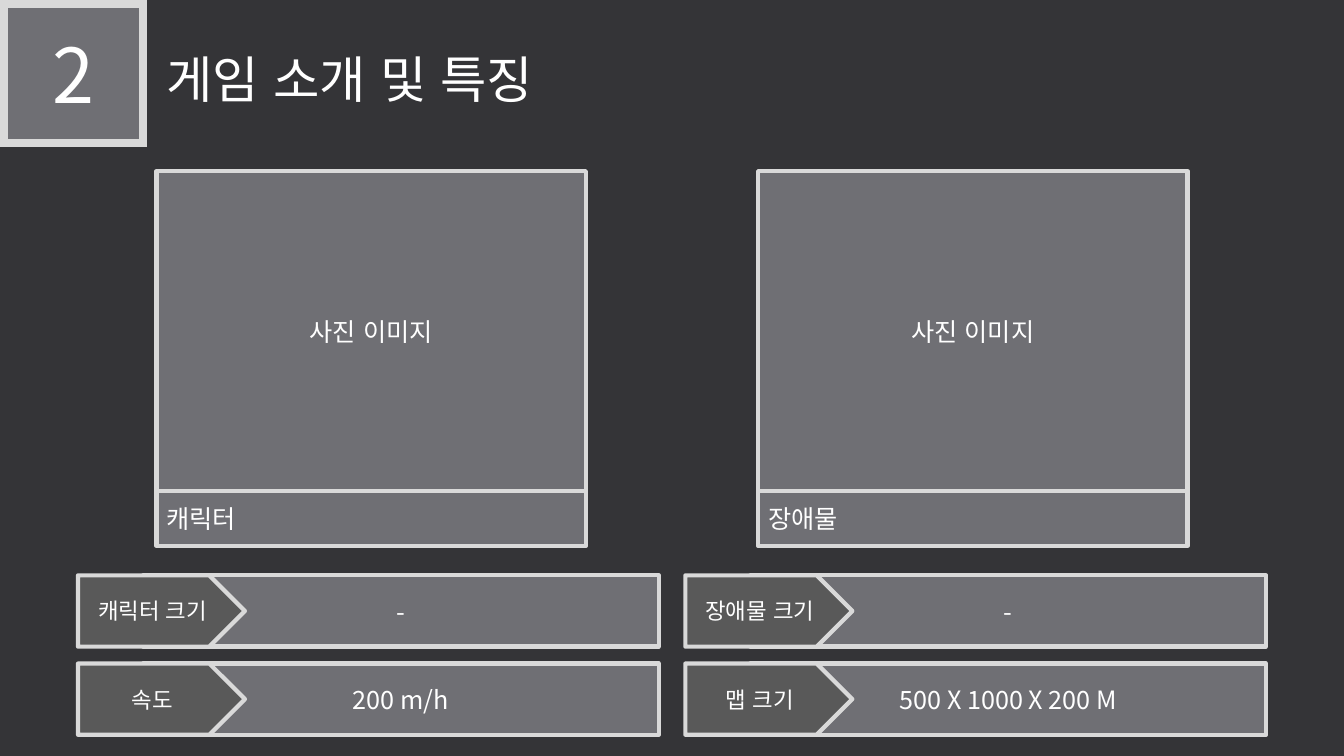
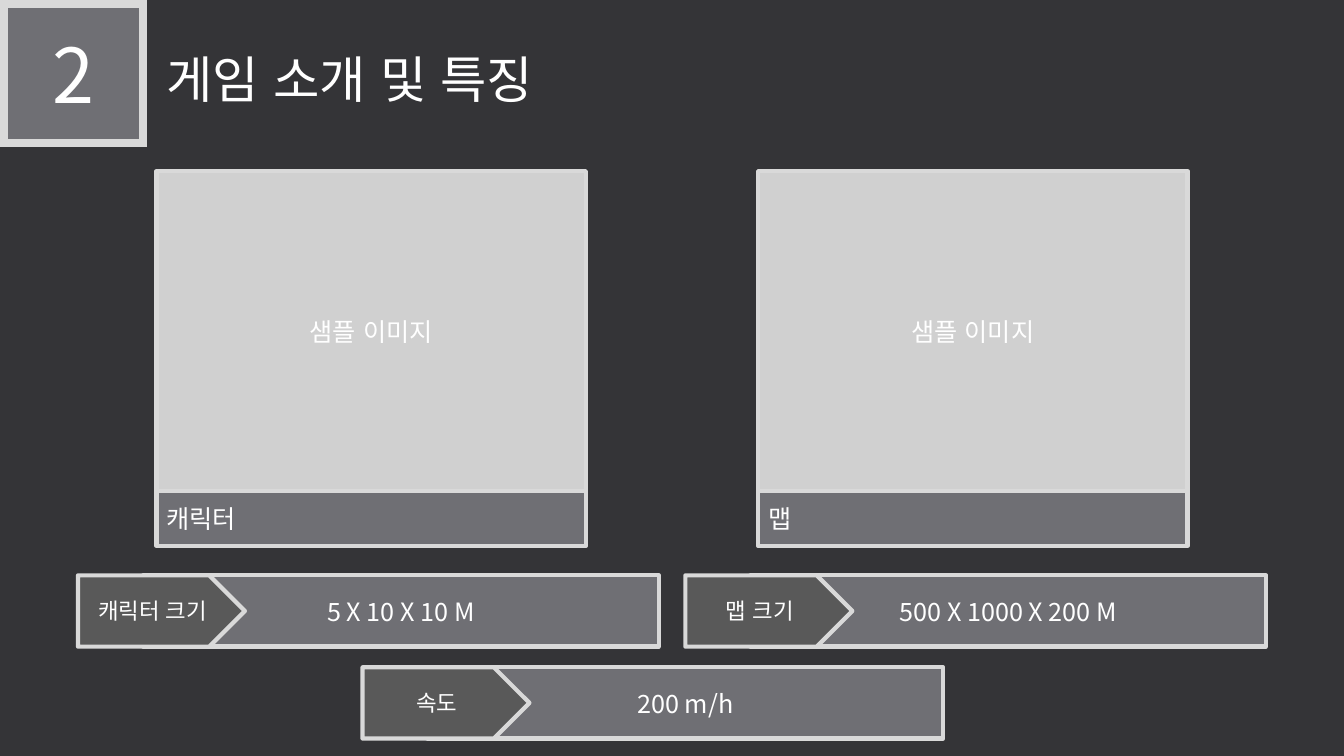
Before and after one commit to LEGO0937/Our_Project, a slide deck: slide 5 of 기획단계/졸작 제안서_α.pptx. Drawn at 1344x756 pixels with LibreOffice and Linux fonts; fonts in the diff are those of the drawing; grey boxes stand for pictures. Boxes give left, top, right and bottom in pixels: in the first picture for what was removed or moved away, otherwise in the second. Text is boxed around its words. In the diff, an @@ line names an element or a change of style, - is before the commit and + after.

```diff
--- a/기획단계/졸작 제안서_α.pptx
+++ b/기획단계/졸작 제안서_α.pptx
@@ rectangle removed at <box>156,171,586,492</box> @@
-사진 이미지
@@ picture added at <box>156,171,586,492</box>, 18 pt, text #FFFFFF @@
+샘플 이미지
@@ rectangle removed at <box>758,171,1188,492</box> @@
-사진 이미지
@@ picture added at <box>758,171,1188,492</box>, 18 pt, text #FFFFFF @@
+샘플 이미지
@@ text in rectangle at <box>768,507,791,530</box>: text changed @@
-장애물
+맵
@@ pentagon arrow "맵 크기": place and size @@
-pentagon arrow "맵 크기" at <box>686,663,853,735</box>
+pentagon arrow "맵 크기" at <box>686,576,853,647</box>
@@ pentagon arrow removed at <box>686,576,853,647</box> @@
-장애물 크기
@@ rectangle "500 X 1000 X 200 ...": place and size @@
-rectangle "500 X 1000 X 200 ..." at <box>750,663,1265,735</box>
+rectangle "500 X 1000 X 200 ..." at <box>750,576,1265,647</box>
@@ rectangle removed at <box>750,576,1265,647</box> @@
--
@@ text in rectangle at <box>327,602,474,622</box>: text changed @@
--
+5 X 10 X 10 M
@@ pentagon arrow "속도": place and size @@
-pentagon arrow "속도" at <box>78,663,245,735</box>
+pentagon arrow "속도" at <box>363,667,530,739</box>
@@ rectangle "200 m/h": place and size @@
-rectangle "200 m/h" at <box>143,663,658,735</box>
+rectangle "200 m/h" at <box>427,667,943,739</box>
```
Also in this commit, not shown: 7 other slides changed.
